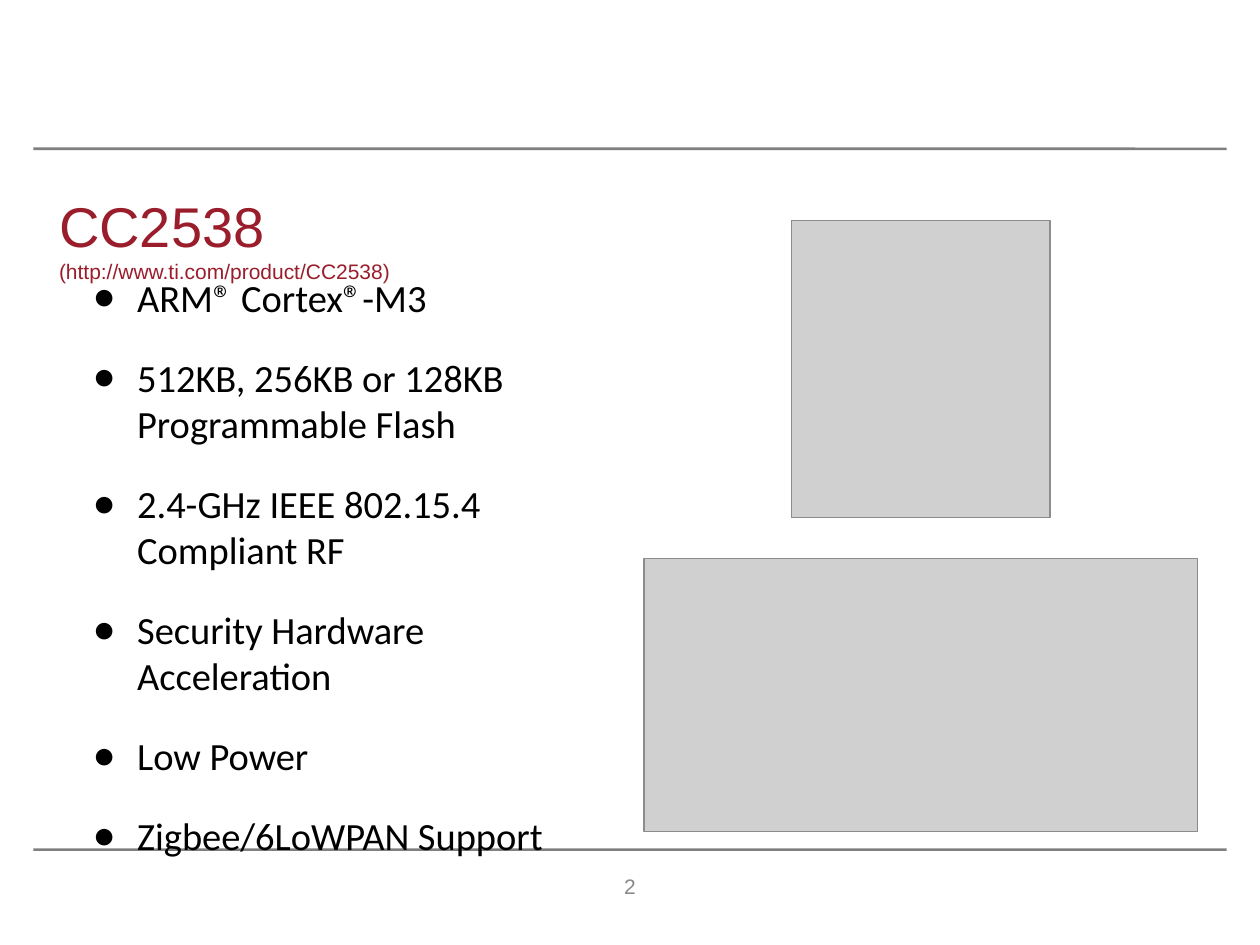
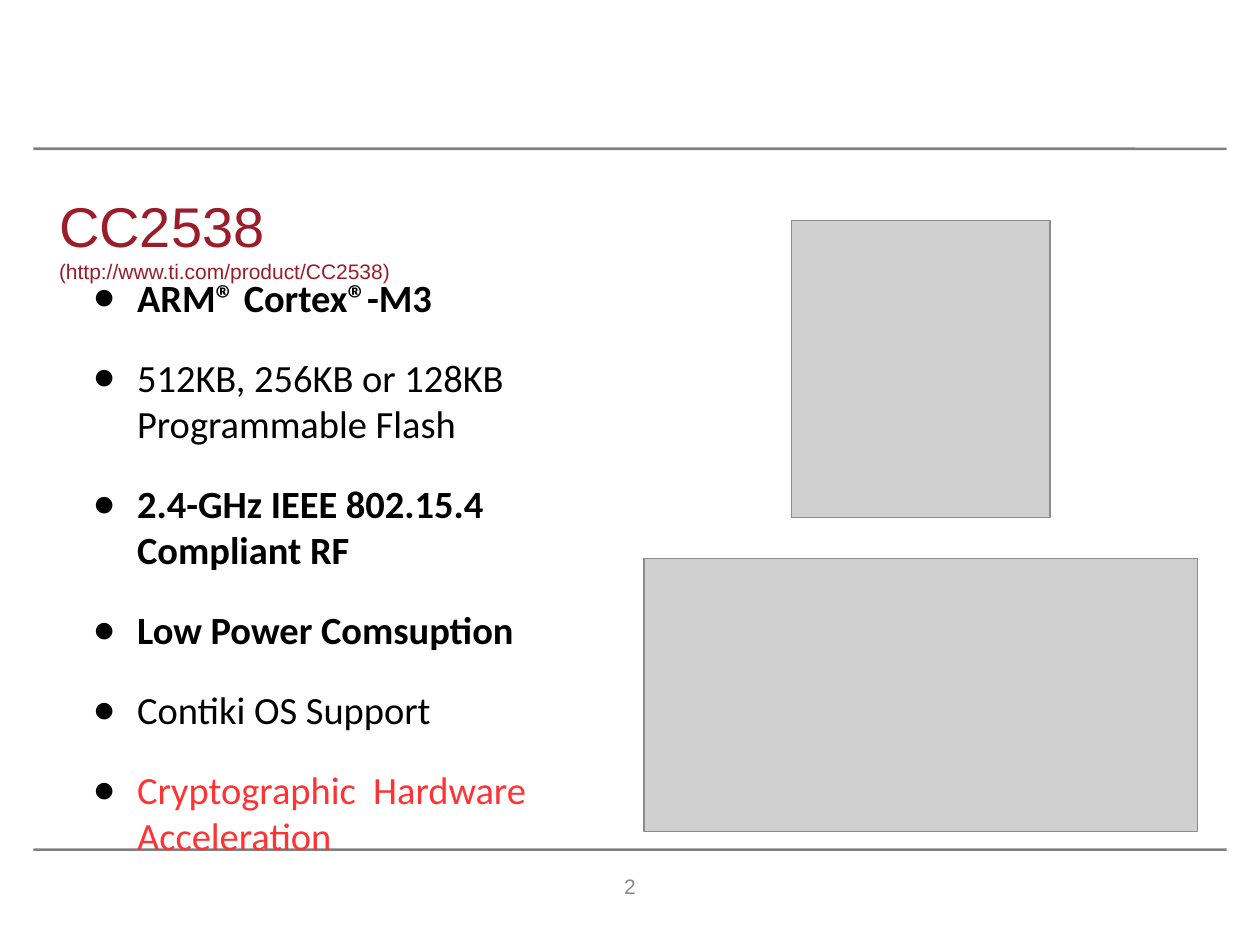
Before and after one commit to Salties/MI-Side-Channel-DTLS, a slide deck: slide 2 of Writings/Cryptographic_Randomness_On_A_CC2538/slides/wifs2016.odp. Drawn at 1260x945 pixels with LibreOffice and Linux fonts; fonts in the diff are those of the drawing; grey boxes stand for pictures; background and template pictures are left out. Boxes give left, top, right and bottom in pixels: in the first picture for what was removed or moved away, otherwise in the second. Text is boxed around its words. In the diff, an @@ line names an element or a change of style, - is before the commit and + after.

```diff
--- a/Writings/Cryptographic_Randomness_On_A_CC2538/slides/wifs2016.odp
+++ b/Writings/Cryptographic_Randomness_On_A_CC2538/slides/wifs2016.odp
@@ text at (x1=137, y1=279, x2=483, y2=570): bold on in "ARM® Cortex®-M3", "2.4-GHz IEEE 802.15.4 Compliant RF" @@
@@ text at (x1=137, y1=617, x2=526, y2=851): text changed @@
-● Security Hardware Acceleration
-● Low Power
-● Zigbee/6LoWPAN Support
+● Low Power Comsuption
+● Contiki OS Support
+● Cryptographic Hardware Acceleration
```
Also in this commit, not shown: 2 other slides changed, 2 other files.
